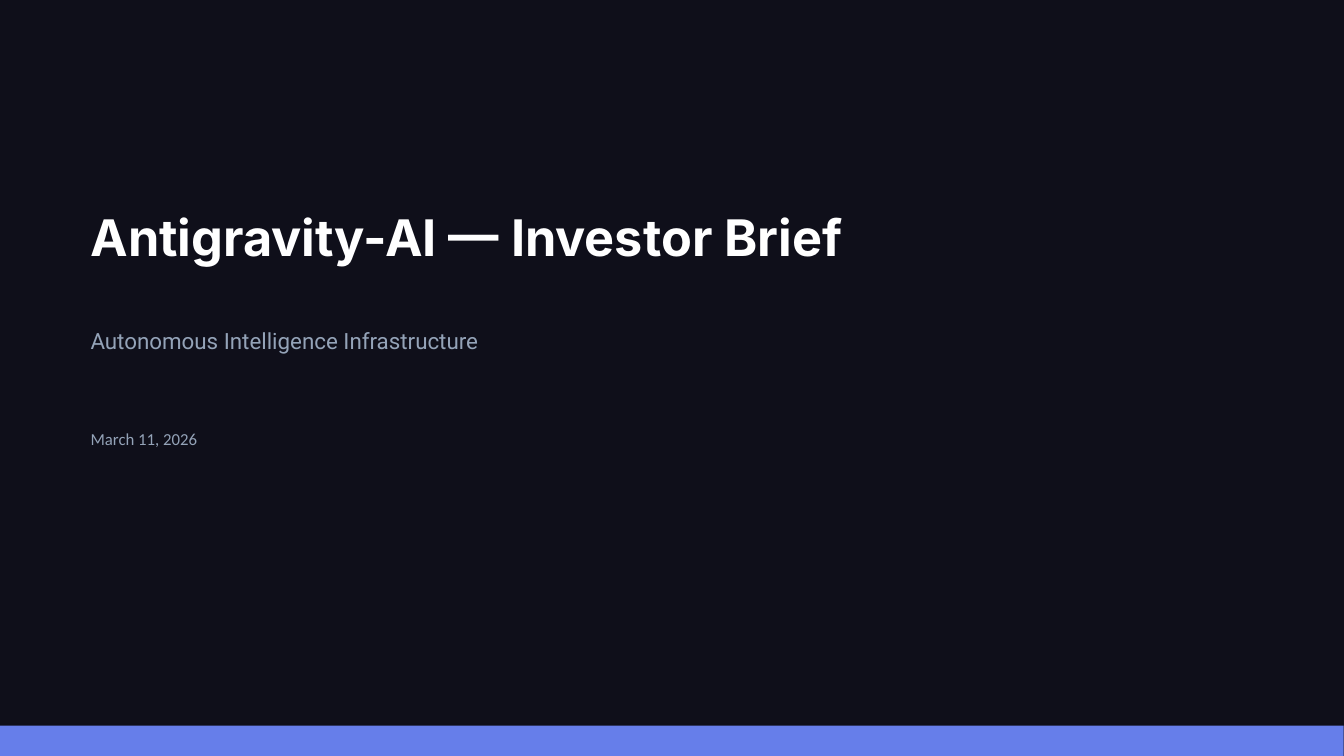
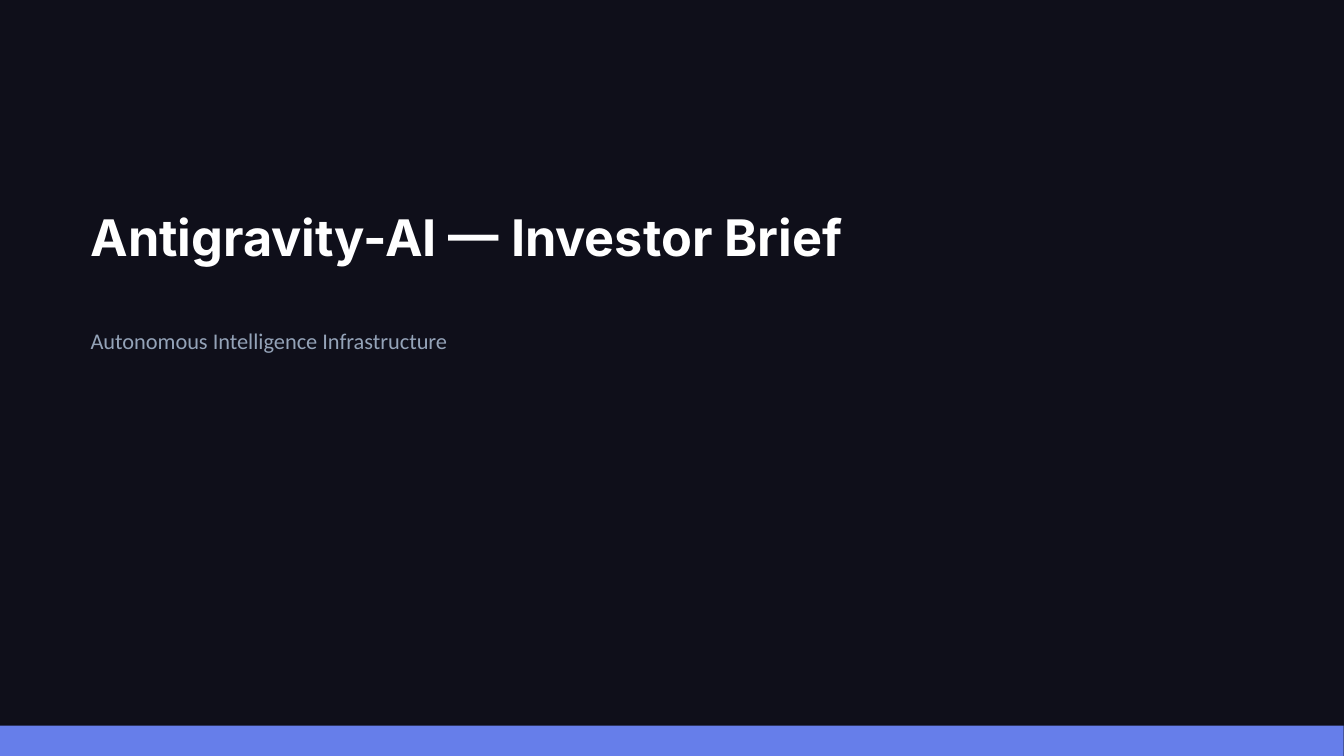
Before and after one commit to maurop70/Meta_App_Factory2, a slide deck: slide 1 of data/V3_Beautified/Delegate_AI_V3_Investor_Pitch.pptx. Drawn at 1344x756 pixels with LibreOffice and Linux fonts; fonts in the diff are those of the drawing. Boxes give left, top, right and bottom in pixels: in the first picture for what was removed or moved away, otherwise in the second. Text is boxed around its words. In the diff, an @@ line names an element or a change of style, - is before the commit and + after.

```diff
--- a/data/V3_Beautified/Delegate_AI_V3_Investor_Pitch.pptx
+++ b/data/V3_Beautified/Delegate_AI_V3_Investor_Pitch.pptx
@@ text "Autonomous Intelligence Infrastructure" at (91, 333, 447, 353): font Roboto to Calibri @@
@@ text removed at (91, 433, 197, 447) @@
-March 11, 2026
```
Also in this commit, not shown: 6 other slides changed, 5 other files.
